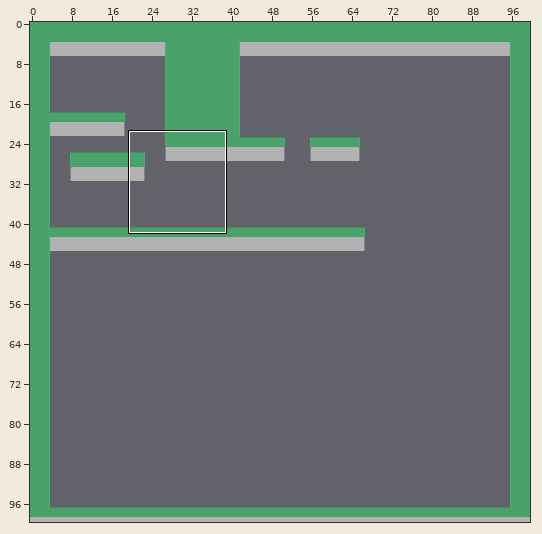
Two versions of a level (Tiled map, Assets/Resources/Maps/TestMap.tmx). Above: a wide view before the commit, with the close-up outlined.
Close-up. Before the commit:
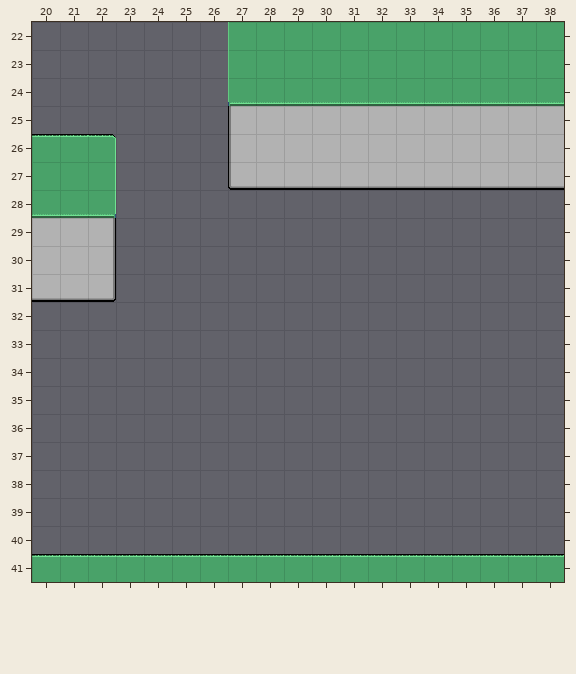
Cells are 32x32 px. Shown: x 20..38, y 22..41. The commit also changed other parts of the map, which this record leaves out. Tiles whose own drawing changed are shown in their newer look in all pictures.
After:
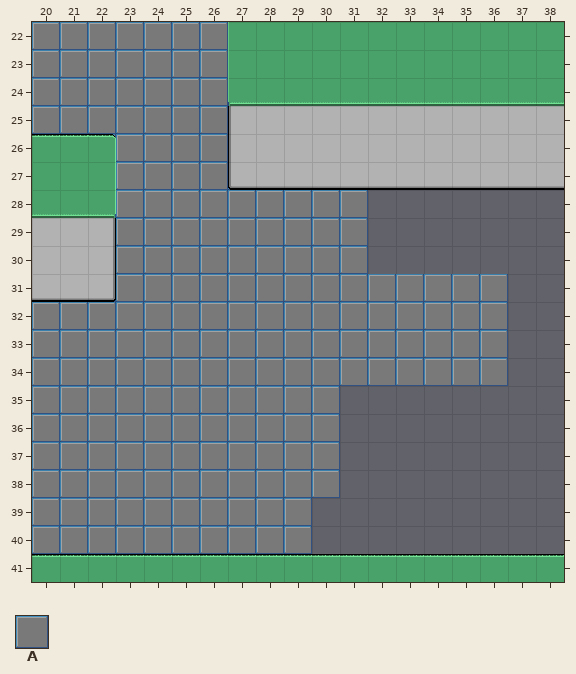
Key: from "Tileset": A 0.
_ is an empty cell.
Tiles of an added or newly shown layer are drawn over the layers below it.
Difference:
Layer "Tile Layer 2" (added):
y 22..25: x 20..26 _______ -> AAAAAAA
y 26..27: x 23..26 ____ -> AAAA
y 28..30: x 23..31 _________ -> AAAAAAAAA
y 31: x 23..36 ______________ -> AAAAAAAAAAAAAA
y 32..34: x 20..36 _________________ -> AAAAAAAAAAAAAAAAA
y 35..38: x 20..30 ___________ -> AAAAAAAAAAA
y 39..40: x 20..29 __________ -> AAAAAAAAAA
Changed places in both close-ups, as pixel boxes (x1, y1, x2, y2):
added: (32, 22, 508, 554)
